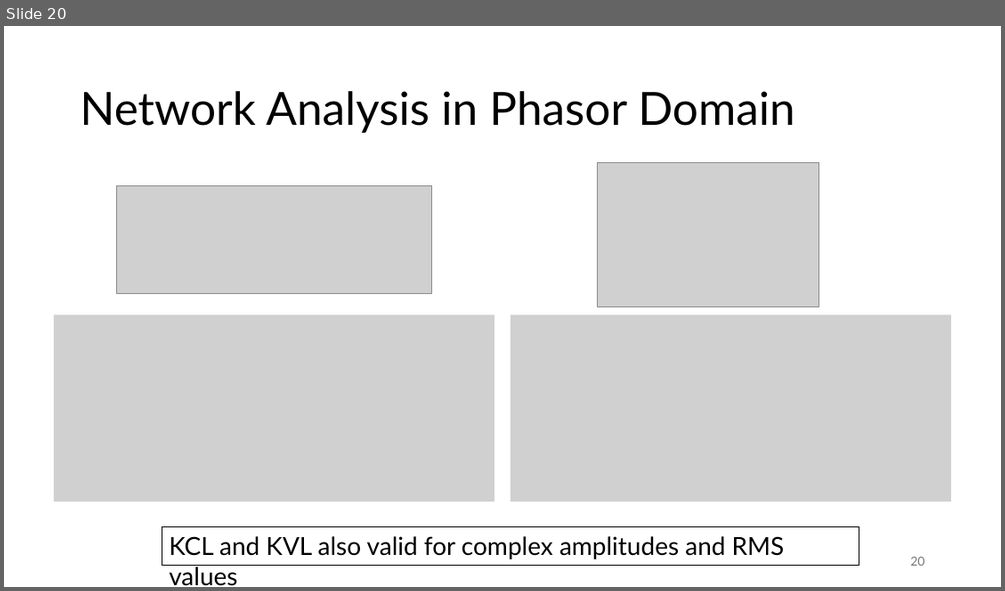
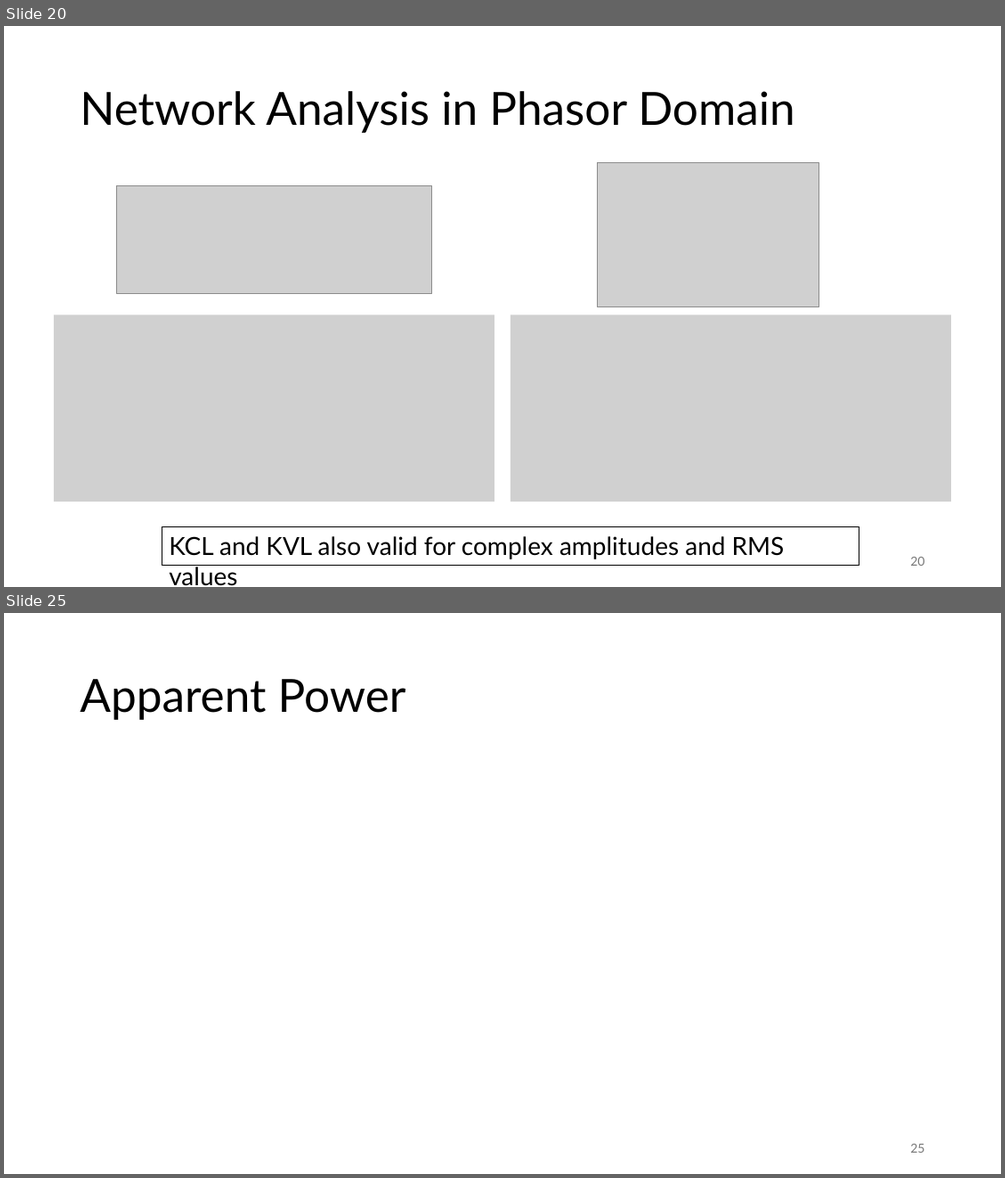
Before and after one commit to FelixWick/intro_electrical_eng, a slide deck: 4_ACtech.pptx. Shown one above the other, each under a label of ours: slide 20 before the commit, slides 20 and 25 after it; the slides between them are not shown. The pictures are 1005x591 and 1005x1178 pixels, drawn with LibreOffice and Linux fonts; fonts in the diff are those of the drawing; grey boxes stand for pictures. Boxes give left, top, right and bottom in pixels: in the first picture for what was removed or moved away, otherwise in the second. Text is boxed around its words. In the diff, an @@ line names an element or a change of style, - is before the commit and + after.

Commit message:
AC power

```diff
--- a/4_ACtech.pptx
+++ b/4_ACtech.pptx
@@ slide 25 added at [4, 613, 1001, 1174], background #FFFFFF @@
@@ title added at [80, 679, 406, 720], 44 pt, text #000000 @@
+Apparent Power
@@ page number added at [910, 1143, 924, 1152], 12 pt, text #797979 @@
+25
```
Also in this commit, not shown: 3 slides changed, 5 other slides added.
